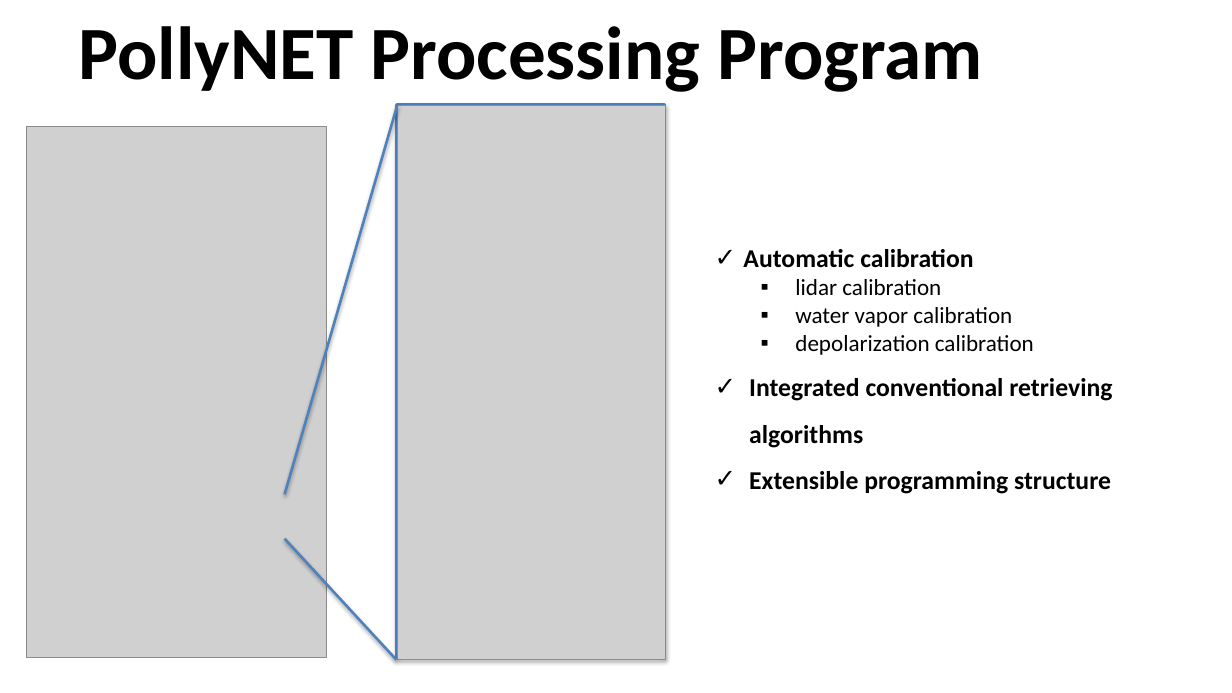
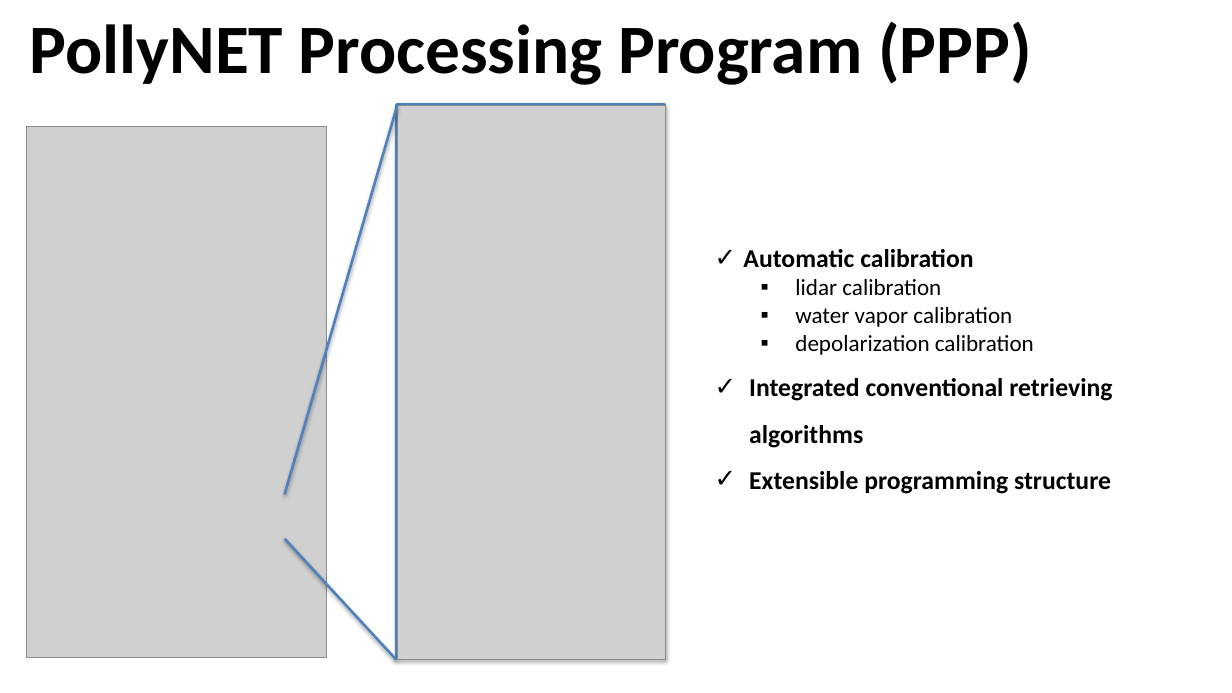
Before and after one commit to PollyNET/Pollynet_Processing_Chain, a slide deck: slide 5 of doc/Pollynet_Processing_Chain.pptx. Drawn at 1232x693 pixels with LibreOffice and Linux fonts; fonts in the diff are those of the drawing; grey boxes stand for pictures; background and template pictures are left out. Boxes give left, top, right and bottom in pixels: in the first picture for what was removed or moved away, otherwise in the second. Text is boxed around its words. In the diff, an @@ line names an element or a change of style, - is before the commit and + after.

Commit message:
update the pollynet_processign_program.pptx

```diff
--- a/doc/Pollynet_Processing_Chain.pptx
+++ b/doc/Pollynet_Processing_Chain.pptx
@@ title at (30,21,1032,85): text changed; size 58.7 to 54 pt @@
-PollyNET Processing Program
+PollyNET Processing Program (PPP)
```
Also in this commit, not shown: 1 other slide changed, 5 slides added.
